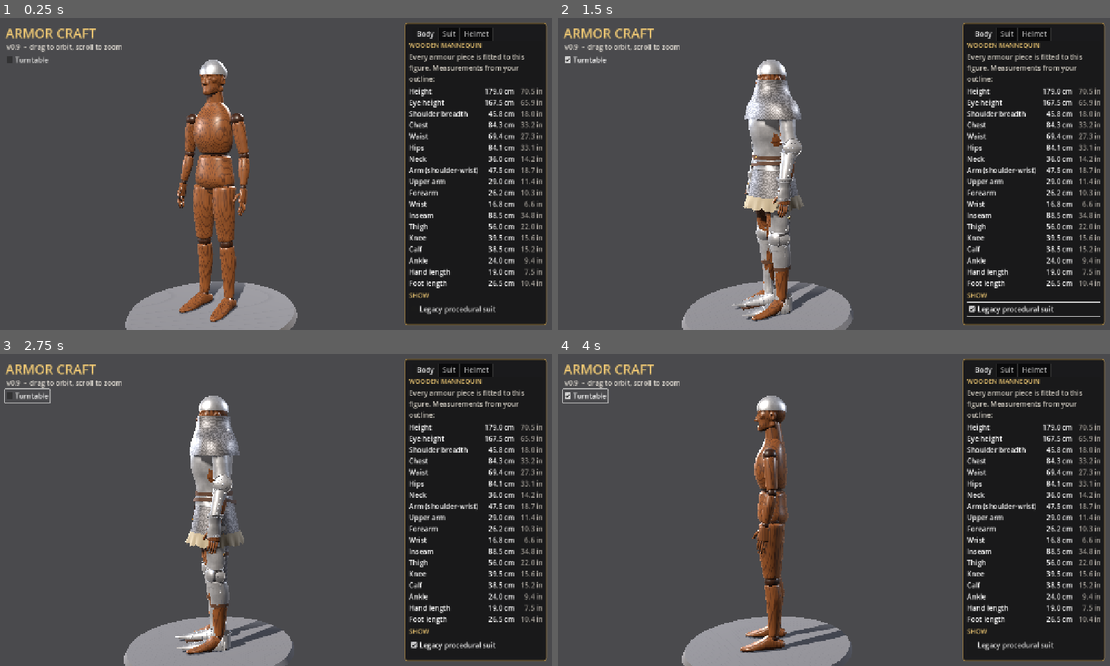
Above: before the commit, frames 1-4 (two rows, left to right).
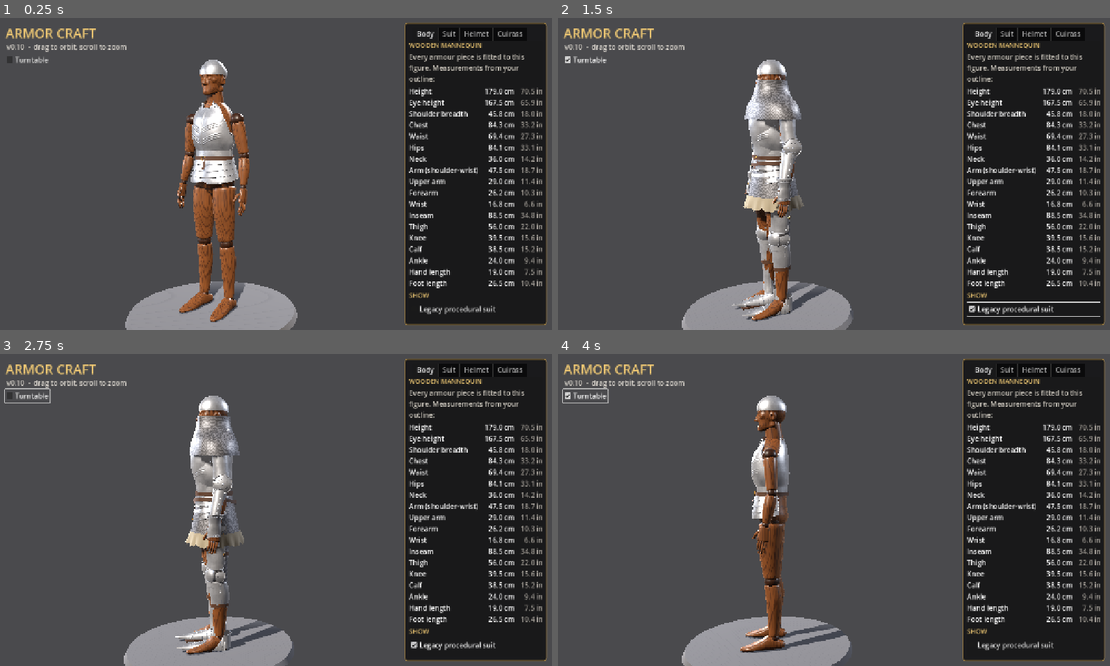
Above: after the commit, the same moments.

Repository: Kmad666/Armor-Craft
Game: Godot game, scene res://scenes/main.tscn
Two runs of this game, one before a commit and one after it. Both use one fixed random seed, a clock stepped at 60 frames per second and the inputs below.
Inputs:
- Up to frame 1 (0.25 s): no input
- Up to frame 2 (1.5 s): click "Turntable" at 0.5 s; click "Legacy procedural suit" at 1.25 s
- Up to frame 3 (2.75 s): click "Turntable" at 2 s
- Up to frame 4 (4 s): click "Legacy procedural suit" at 2.75 s; click "Turntable" at 3.5 s

The runs differ from the first frame. In frame 1, 2.0% of the frame differs, in the area x 2-95%, y 4-58%; in frame 2, 0.6%; in frame 3, 0.5%; in frame 4, 1.1%.

Commit message:
v0.10: Gothic cuirass fitted to the mannequin
Mid section (fluted breastplate with medial ridge and chevron flutes,
backplate, shoulder straps) and bottom section (fauld of overlapping
lames curving up at the hips, notched bottom lame), divided by a belt
with a brass buckle. Sized from measurements.json; Cuirass tab with
piece toggles, fluting, and lame count.

Co-Authored-By: Claude Opus 5.5 <noreply@anthropic.com>
Claude-Session: https://claude.ai/code/session_01WeZQLGxhK27PqRdm928ucn

Diff:
--- a/scripts/main.gd
+++ b/scripts/main.gd
@@ -7,6 +7,7 @@
 const BASCINET_SCENE := preload("res://assets/pieces/helmet_bascinet.glb")
 const ShapedHelmet := preload("res://scripts/pieces/shaped_helmet.gd")
 const ShapeGizmo := preload("res://scripts/pieces/shape_gizmo.gd")
+const Cuirass := preload("res://scripts/pieces/cuirass.gd")
 const SuitBuilder := preload("res://scripts/suit_builder.gd")
 const Mannequin := preload("res://scripts/pieces/mannequin.gd")
 const MANNEQUIN_SCENE := preload("res://assets/mannequin/mannequin_wood.glb")
@@ -106,6 +107,7 @@
 var drag_handle := ""
 var shape_sliders := {}
 var helm_mat: ShaderMaterial
+var cuirass: Node3D
 var hole_mode := false
 var hole_shape := 0
 var hole_w := 0.009
@@ -153,6 +155,11 @@
 	helm_mat = ShaderMaterial.new()
 	helm_mat.shader = METAL_SHADER
 	spangenhelm.setup(helm_mat)
+	cuirass = Cuirass.new()
+	cuirass.name = "Cuirass"
+	add_child(cuirass)
+	cuirass.setup({"metal": metal_mat, "leather": leather_mat, "brass": brass_mat},
+		mannequin.measurements, mannequin.node("Chest"), mannequin.node("Pelvis"))
 	gizmo = ShapeGizmo.new(spangenhelm)
 	gizmo.name = "ShapeGizmo"
 	add_child(gizmo)
@@ -422,7 +429,7 @@
 	layer.add_child(title)
 
 	var hint := Label.new()
-	hint.text = "v0.9  -  drag to orbit, scroll to zoom"
+	hint.text = "v0.10  -  drag to orbit, scroll to zoom"
 	hint.add_theme_color_override("font_color", Color(0.85, 0.83, 0.8))
 	hint.position = Vector2(24, 56)
 	layer.add_child(hint)
@@ -457,6 +464,7 @@
 	_build_body_tab(_make_tab(tabs, "Body"))
 	_build_suit_tab(_make_tab(tabs, "Suit"))
 	_build_helmet_tab(_make_tab(tabs, "Helmet"))
+	_build_cuirass_tab(_make_tab(tabs, "Cuirass"))
 
 
 func _make_tab(tabs: TabContainer, tab_name: String) -> VBoxContainer:
@@ -514,6 +522,47 @@
 	box.add_child(show_suit)
 
 
+func _build_cuirass_tab(box: VBoxContainer) -> void:
+	_header(box, "Gothic Cuirass")
+	var note := Label.new()
+	note.text = "Mid section: fluted breastplate and backplate. Bottom section: the fauld of overlapping lames. The belt marks the division."
+	note.autowrap_mode = TextServer.AUTOWRAP_WORD_SMART
+	note.custom_minimum_size = Vector2(280, 0)
+	note.add_theme_color_override("font_color", Color(0.8, 0.78, 0.74))
+	box.add_child(note)
+	_header(box, "Pieces")
+	var grid := GridContainer.new()
+	grid.columns = 2
+	box.add_child(grid)
+	for pair in [["Breastplate", "Breastplate"], ["Backplate", "Backplate"], ["Fauld", "Fauld"], ["Belt & Straps", "Belt"]]:
+		var key: String = pair[1]
+		var cb := CheckBox.new()
+		cb.text = pair[0]
+		cb.button_pressed = true
+		cb.size_flags_horizontal = Control.SIZE_EXPAND_FILL
+		cb.toggled.connect(func(v: bool) -> void: (cuirass.pieces[key] as Node3D).visible = v)
+		grid.add_child(cb)
+	_header(box, "Details")
+	var flutes := CheckBox.new()
+	flutes.text = "Fluting"
+	flutes.button_pressed = true
+	flutes.toggled.connect(func(v: bool) -> void: cuirass.set_fluting(v))
+	box.add_child(flutes)
+	var lbl := Label.new()
+	lbl.text = "Fauld lames: %d" % cuirass.lames
+	box.add_child(lbl)
+	var sl := HSlider.new()
+	sl.min_value = 1
+	sl.max_value = 7
+	sl.step = 1
+	sl.value = cuirass.lames
+	sl.size_flags_horizontal = Control.SIZE_EXPAND_FILL
+	sl.value_changed.connect(func(v: float) -> void:
+		cuirass.set_lames(int(v))
+		lbl.text = "Fauld lames: %d" % int(v))
+	box.add_child(sl)
+
+
 func _build_suit_tab(box: VBoxContainer) -> void:
 	_header(box, "Metal Finish")
 	finish_option = OptionButton.new()
@@ -914,7 +963,10 @@
 
 
 func _on_tab_changed(tab: int) -> void:
-	if tab == 2:
+	if tab == 3:
+		target_focus = Vector3(0, 1.22, 0)
+		target_distance = 1.7
+	elif tab == 2:
 		target_focus = Vector3(0, 1.76, 0)
 		target_distance = 1.05
 	else:
--- /dev/null
+++ b/scripts/pieces/cuirass.gd
@@ -0,0 +1,399 @@
+extends Node3D
+## Gothic cuirass, built to fit the wooden mannequin (measurements.json).
+##
+## Two sections, kept as separate pieces:
+##   mid section    Breastplate (fluted, central ridge, scooped neck, deep
+##                  armholes) + plain Backplate, rolled edges, shoulder straps
+##   bottom section Fauld: overlapping lames hanging from the waist, each
+##                  stepping out a little further, the last one notched
+## A leather Belt with a brass buckle marks the division between them.
+##
+## Axes: +Y up, +Z toward the front. Angle a = 0 is the front centre.
+
+const K := preload("res://scripts/mesh_kit.gd")
+
+const BREAST_BOTTOM := 1.125
+const SIDE_CLEAR := 0.014    # padding over the arming doublet at the sides
+const FRONT_CLEAR := 0.022   # and at the front / back
+const BREAST_ARC := 1.75     # breastplate wraps this far round each side (radians)
+const FAULD_ARC := 1.95
+const LAME_DROP := 0.045     # vertical step between lames
+const LAME_HEIGHT := 0.058
+
+var lames := 4
+var fluting := true
+
+var metal: Material
+var leather: Material
+var brass: Material
+var m: Dictionary = {}
+var pieces := {}  # name -> Node3D
+
+var _rivets: Array = []
+
+
+func setup(mats: Dictionary, measurements: Dictionary, chest_joint: Node3D, pelvis_joint: Node3D) -> void:
+	metal = mats["metal"]
+	leather = mats["leather"]
+	brass = mats["brass"]
+	m = measurements
+	for n in ["Breastplate", "Backplate", "Belt"]:
+		pieces[n] = _piece(n, chest_joint)
+	pieces["Fauld"] = _piece("Fauld", pelvis_joint)
+	rebuild_all()
+
+
+func _piece(piece_name: String, joint: Node3D) -> Node3D:
+	var n := Node3D.new()
+	n.name = piece_name
+	joint.add_child(n)
+	# pieces are modelled in mannequin space; cancel the joint's offset
+	n.global_transform = Transform3D.IDENTITY
+	return n
+
+
+func rebuild_all() -> void:
+	_build_breastplate()
+	_build_backplate()
+	_build_fauld()
+	_build_belt()
+
+
+func set_lames(n: int) -> void:
+	lames = clampi(n, 1, 7)
+	_build_fauld()
+
+
+func set_fluting(on: bool) -> void:
+	fluting = on
+	_build_breastplate()
+
+
+# ==========================================================================
+# Body shape (mirrors art/blender/build_mannequin.py) and plate radii
+# ==========================================================================
+
+static func _hermite(z: float, zs: Array, vs: Array) -> float:
+	if zs[0] > zs[-1]:
+		zs = zs.duplicate()
+		vs = vs.duplicate()
+		zs.reverse()
+		vs.reverse()
+	var n := zs.size()
+	if z <= zs[0]:
+		return vs[0]
+	if z >= zs[n - 1]:
+		return vs[n - 1]
+	for i in n - 1:
+		var z0: float = zs[i]
+		var z1: float = zs[i + 1]
+		if z <= z1:
+			var t0: float = (vs[mini(i + 1, n - 1)] - vs[maxi(i - 1, 0)]) / (zs[mini(i + 1, n - 1)] - zs[maxi(i - 1, 0)])
+			var t1: float = (vs[mini(i + 2, n - 1)] - vs[i]) / (zs[mini(i + 2, n - 1)] - zs[i])
+			var h := z1 - z0
+			var t := (z - z0) / h
+			var t2 := t * t
+			var t3 := t2 * t
+			return (2 * t3 - 3 * t2 + 1) * vs[i] + (t3 - 2 * t2 + t) * h * t0 \
+				+ (-2 * t3 + 3 * t2) * vs[i + 1] + (t3 - t2) * h * t1
+	return vs[n - 1]
+
+
+## Mannequin torso at height y: (half-width, half-depth, forward offset).
+func body(y: float) -> Vector3:
+	var cw: float = m["chest_width"] * 0.5
+	var cd: float = m["chest_depth"] * 0.5
+	var ww: float = m["waist_width"] * 0.5
+	var wd: float = m["waist_depth"] * 0.5
+	var hw: float = m["hip_width"] * 0.5
+	var hd: float = m["hip_depth"] * 0.5
+	var chest_base: float = m["waist_height"] + 0.025
+	var top: float = m["neck_base_height"] + 0.005
+	var arm: float = m["armpit_height"]
+	if y >= chest_base:
+		var zs := [chest_base, arm - 0.07, arm, m["shoulder_height"] - 0.02, top - 0.04, top]
+		return Vector3(
+			_hermite(y, zs, [ww * 1.02, cw * 0.97, cw, cw * 0.93, 0.105, 0.062]),
+			_hermite(y, zs, [wd, cd * 0.96, cd, cd * 0.88, 0.075, 0.058]),
+			_hermite(y, zs, [0.0, 0.008, 0.012, 0.004, -0.01, -0.006]))
+	var pel_top: float = m["waist_height"] - 0.03
+	var crotch: float = m["crotch_height"]
+	var hip: float = m["hip_height"]
+	var zs2 := [pel_top, hip + 0.06, hip, crotch + 0.03, crotch]
+	var p := Vector3(
+		_hermite(y, zs2, [ww * 1.02, hw * 0.94, hw, hw * 0.93, hw * 0.62]),
+		_hermite(y, zs2, [wd, hd * 0.95, hd, hd * 0.86, hd * 0.55]),
+		_hermite(y, zs2, [0.0, 0.004, 0.0, -0.004, 0.0]))
+	if y > pel_top:
+		# waist ball between pelvis and chest
+		var k := smoothstep(pel_top, chest_base, y)
+		p = p.lerp(Vector3(ww * 1.02, wd, 0.0), k)
+	return p
+
+
+## Plate cross-section at height y: (half-width, front depth, back depth).
+func plate(y: float, extra: float = 0.0) -> Vector3:
+	var b := body(y)
+	var rx := b.x + SIDE_CLEAR + extra
+	var rf := b.y + b.z + FRONT_CLEAR + extra
+	var rb := b.y - b.z + FRONT_CLEAR * 0.8 + extra
+	return Vector3(rx, rf, rb)
+
+
+func ring_point(a: float, y: float, r: Vector3) -> Vector3:
+	var c := cos(a)
+	return Vector3(sin(a) * r.x, y, c * (r.y if c >= 0.0 else r.z))
+
+
+func ring_normal(a: float, r: Vector3) -> Vector3:
+	var c := cos(a)
+	var d := r.y if c >= 0.0 else r.z
+	return Vector3(sin(a) / r.x, 0.0, c / d).normalized()
+
+
+# ==========================================================================
+# Breastplate (mid section)
+# ==========================================================================
+
+## Top outline of the breastplate: scooped neck, shoulder points, armholes.
+func breast_top(a: float) -> float:
+	var top: float = m["neck_base_height"]
+	var arm: float = m["armpit_height"]
+	return _hermite(absf(a), [0.0, 0.3, 0.55, 0.78, 1.05, 1.35, BREAST_ARC],
+		[top - 0.037, top - 0.027, top + 0.0, top - 0.01, top - 0.1, arm + 0.005, arm - 0.03])
+
+
+## Raised flutes: a central ridge plus two sets of chevron flutes sweeping
+## down from the armholes to the centre.
+func flute(x: float, y: float) -> float:
+	if not fluting:
+		return 0.0
+	var ax := absf(x)
+	var h := 0.0
+	# medial ridge
+	h += 0.0042 * exp(-pow(x / 0.0085, 2.0)) * smoothstep(1.14, 1.22, y) * (1.0 - smoothstep(1.43, 1.47, y))
+	# chevron flutes
+	var fade := smoothstep(0.006, 0.02, ax) * (1.0 - smoothstep(0.115, 0.14, ax))
+	if fade > 0.0:
+		var arm: float = m["armpit_height"]
+		for c in [arm - 0.008, arm + 0.006, arm + 0.02, arm - 0.088, arm - 0.074, arm - 0.06]:
+			var yc: float = c + 0.62 * ax - 1.3 * ax * ax
+			h += 0.0021 * exp(-pow((y - yc) / 0.0032, 2.0)) * fade
+	return h
+
+
+func _breast_shape(a: float, t: float) -> Vector3:
+	var y := lerpf(BREAST_BOTTOM, breast_top(a), t)
+	var r := plate(y)
+	var p := ring_point(a, y, r)
+	return p + ring_normal(a, r) * flute(p.x, y)
+
+
+func _build_breastplate() -> void:
+	var root: Node3D = pieces["Breastplate"]
+	_clear(root)
+	_rivets = []
+	var shape := Callable(self, "_breast_shape")
+	var centre := Vector3(0, 1.3, -0.12)
+	var res := 150 if fluting else 60
+	_add_mesh(root, K.surface(shape, -BREAST_ARC, BREAST_ARC, res, 0.0, 1.0, int(res * 1.2), centre), metal)
+	_edge(root, shape, -BREAST_ARC, BREAST_ARC, 1.0, 90, centre, 0.0034)
+	_edge(root, shape, -BREAST_ARC, BREAST_ARC, 0.0, 70, centre, 0.0028)
+	for s in [-1.0, 1.0]:
+		_edge_a(root, shape, s * BREAST_ARC, 0.0, 1.0, 20, centre, 0.0028)
+		# strap rivets at the shoulder points and side hinge rivets
+		_rivet(shape, s * 0.55, 0.93, centre, 0.008)
+		_rivet(shape, s * 1.6, 0.25, centre, 0.007)
+		_rivet(shape, s * 1.6, 0.6, centre, 0.007)
+	_rivet(shape, 0.0, 0.06, centre, 0.008)
+	_flush_rivets(root)
+
+
+# ==========================================================================
+# Backplate
+# ==========================================================================
+
+func back_top(a: float) -> float:
+	# a measured from the back centre
+	var top: float = m["neck_base_height"]
+	var arm: float = m["armpit_height"]
+	return _hermite(absf(a), [0.0, 0.45, 0.7, 1.05, 1.5],
+		[top - 0.012, top + 0.008, top - 0.004, top - 0.09, arm - 0.03])
+
+
+func _back_shape(a: float, t: float) -> Vector3:
+	var y := lerpf(BREAST_BOTTOM, back_top(a), t)
+	return ring_point(PI + a, y, plate(y, -0.003))
+
+
+func _build_backplate() -> void:
+	var root: Node3D = pieces["Backplate"]
+	_clear(root)
+	_rivets = []
+	var shape := Callable(self, "_back_shape")
+	var centre := Vector3(0, 1.3, 0.12)
+	var arc := PI - BREAST_ARC + 0.18
+	_add_mesh(root, K.surface(shape, -arc, arc, 56, 0.0, 1.0, 50, centre), metal)
+	_edge(root, shape, -arc, arc, 1.0, 70, centre, 0.0034)
+	_edge(root, shape, -arc, arc, 0.0, 50, centre, 0.0028)
+	for s in [-1.0, 1.0]:
+		_edge_a(root, shape, s * arc, 0.0, 1.0, 16, centre, 0.0026)
+		_rivet(shape, s * 0.5, 0.93, centre, 0.008)
+	_flush_rivets(root)
+
+
+# ==========================================================================
+# Fauld (bottom section)
+# ==========================================================================
+
+func _lame_top(k: int) -> float:
+	return BREAST_BOTTOM + 0.01 - k * LAME_DROP
+
+
+## Lame k: starts tucked under the piece above and flares outward as it drops,
+## so each lame overlaps the next one down.
+func _lame_shape(k: int, a: float, t: float) -> Vector3:
+	# lames curve up toward the hips so the legs can move
+	var rise := 0.028 * (1.0 - cos(a)) * (0.4 + 0.2 * k)
+	var y0 := _lame_top(k) + rise
+	var y1 := y0 - LAME_HEIGHT
+	if k == lames - 1:
+		# notch in the bottom lame at the centre front
+		y1 += 0.02 * exp(-pow(a / 0.22, 2.0))
+	var y := lerpf(y0, y1, t)
+	var r := plate(y, -0.004 + 0.003 * k + 0.25 * (y0 - y))
+	return ring_point(a, y, r)
+
+
+func _build_fauld() -> void:
+	var root: Node3D = pieces["Fauld"]
+	_clear(root)
+	_rivets = []
+	var centre := Vector3(0, 1.0, -0.12)
+	for k in lames:
+		var shape := func(a: float, t: float) -> Vector3: return _lame_shape(k, a, t)
+		_add_mesh(root, K.surface(shape, -FAULD_ARC, FAULD_ARC, 90, 0.0, 1.0, 10, centre), metal)
+		_edge(root, shape, -FAULD_ARC, FAULD_ARC, 1.0, 90, centre, 0.0026)
+		for s in [-1.0, 1.0]:
+			_edge_a(root, shape, s * FAULD_ARC, 0.0, 1.0, 6, centre, 0.0022)
+			_rivet(shape, s * 1.75, 0.3, centre, 0.0065)
+		_rivet(shape, 0.0, 0.3, centre, 0.0065)
+	_flush_rivets(root)
+
+
+# ==========================================================================
+# Belt and shoulder straps (leather + brass)
+# ==========================================================================
+
+func _build_belt() -> void:
+	var root: Node3D = pieces["Belt"]
+	_clear(root)
+	var yb := BREAST_BOTTOM - 0.004
+	var band := func(a: float, t: float) -> Vector3:
+		var y := lerpf(yb - 0.013, yb + 0.013, t)
+		return ring_point(a, y, plate(y, 0.0045))
+	_add_mesh(root, K.surface(band, -PI, PI, 96, 0.0, 1.0, 2, Vector3(0, yb, 0)), leather)
+	# buckle at the front
+	var pf := ring_point(0.0, yb, plate(yb, 0.008))
+	var buckle := MeshInstance3D.new()
+	var tm := TorusMesh.new()
+	tm.inner_radius = 0.011
+	tm.outer_radius = 0.016
+	buckle.mesh = tm
+	buckle.material_override = brass
+	buckle.transform = Transform3D(Basis(Vector3.RIGHT, PI * 0.5).scaled(Vector3(1.25, 1.0, 1.0)), pf)
+	root.add_child(buckle)
+	var tongue := MeshInstance3D.new()
+	var bm := BoxMesh.new()
+	bm.size = Vector3(0.026, 0.003, 0.003)
+	tongue.mesh = bm
+	tongue.material_override = brass
+	tongue.position = pf + Vector3(0, 0, 0.002)
+	root.add_child(tongue)
+	# hanging tail of the belt
+	var tail := func(a: float, t: float) -> Vector3:
+		var y := lerpf(yb, yb - 0.075, t)
+		return ring_point(a, y, plate(y, 0.006 + 0.25 * (yb - y)))
+	_add_mesh(root, K.surface(tail, 0.05, 0.16, 3, 0.0, 1.0, 6, Vector3(0, yb, 0)), leather)
+
+	# shoulder straps from the breastplate's shoulder points over to the back
+	for s in [-1.0, 1.0]:
+		var f := _breast_shape(s * 0.55, 1.0)
+		var b := _back_shape(s * 0.5, 1.0)
+		var over := Vector3((f.x + b.x) * 0.5 * 1.05, maxf(f.y, b.y) + 0.022, (f.z + b.z) * 0.5)
+		var pts := PackedVector3Array()
+		for i in 13:
+			var t := i / 12.0
+			var q := f.lerp(over, t).lerp(over.lerp(b, t), t)  # quadratic curve
+			pts.append(q)
+		_add_mesh(root, _ribbon(pts, 0.022, 0.003), leather)
+
+
+## Flat strap following a polyline.
+func _ribbon(pts: PackedVector3Array, width: float, thick: float) -> ArrayMesh:
+	var st := SurfaceTool.new()
+	st.begin(Mesh.PRIMITIVE_TRIANGLES)
+	var n := pts.size()
+	var prev_l := Vector3.ZERO
+	var prev_r := Vector3.ZERO
+	for i in n:
+		var tan := (pts[mini(i + 1, n - 1)] - pts[maxi(i - 1, 0)]).normalized()
+		var outward := Vector3(pts[i].x, 0.0, 0.0).normalized() if absf(pts[i].x) > 1e-4 else Vector3.RIGHT
+		var side := tan.cross(outward).normalized()
+		var up := side.cross(tan).normalized()
+		var l := pts[i] - side * width * 0.5 + up * thick
+		var r := pts[i] + side * width * 0.5 + up * thick
+		if i > 0:
+			st.add_vertex(prev_l)
+			st.add_vertex(l)
+			st.add_vertex(prev_r)
+			st.add_vertex(prev_r)
+			st.add_vertex(l)
+			st.add_vertex(r)
+		prev_l = l
+		prev_r = r
+	st.generate_normals()
+	return st.commit()
+
+
+# ==========================================================================
+# Helpers
+# ==========================================================================
+
+func _clear(root: Node3D) -> void:
+	for c in root.get_children():
+		c.queue_free()
+
+
+func _add_mesh(root: Node3D, mesh: Mesh, mat: Material) -> void:
+	var mi := MeshInstance3D.new()
+	mi.mesh = mesh
+	mi.material_override = mat
+	root.add_child(mi)
+
+
+func _edge(root: Node3D, shape: Callable, a0: float, a1: float, t: float, n: int, centre: Vector3, r: float) -> void:
+	var pts := PackedVector3Array()
+	for k in n + 1:
+		var pn := K.point_normal(shape, lerpf(a0, a1, float(k) / n), t, centre)
+		pts.append(pn[0] + pn[1] * r * 0.35)
+	_add_mesh(root, K.tube(pts, r, 7), metal)
+
+
+func _edge_a(root: Node3D, shape: Callable, a: float, t0: float, t1: float, n: int, centre: Vector3, r: float) -> void:
+	var pts := PackedVector3Array()
+	for k in n + 1:
+		var pn := K.point_normal(shape, a, lerpf(t0, t1, float(k) / n), centre)
+		pts.append(pn[0] + pn[1] * r * 0.35)
+	_add_mesh(root, K.tube(pts, r, 7), metal)
+
+
+func _rivet(shape: Callable, a: float, t: float, centre: Vector3, d: float) -> void:
+	var pn := K.point_normal(shape, a, t, centre)
+	_rivets.append(K.rivet_xform(pn[0], pn[1], d))
+
+
+func _flush_rivets(root: Node3D) -> void:
+	if _rivets.size() > 0:
+		root.add_child(K.multimesh(_rivets, K.rivet_mesh(), metal))
+	_rivets = []
--- /dev/null
+++ b/tests/check_cuirass.gd
@@ -0,0 +1,35 @@
+extends SceneTree
+func _init():
+	var t0 := Time.get_ticks_msec()
+	var main = load("res://scenes/main.tscn").instantiate()
+	root.add_child(main)
+	await process_frame
+	print("scene ready in ", Time.get_ticks_msec() - t0, " ms")
+	var c = main.cuirass
+	var t1 := Time.get_ticks_msec()
+	c._build_breastplate()
+	print("breastplate rebuild ", Time.get_ticks_msec() - t1, " ms")
+	t1 = Time.get_ticks_msec()
+	c.set_lames(5)
+	print("fauld rebuild ", Time.get_ticks_msec() - t1, " ms")
+	c.set_lames(4)
+	# clearance: mannequin torso and arm vertices must be inside the plates
+	var worst := {}
+	for part in ["ChestBlock", "PelvisBlock", "WaistBall", "UpperArm_L", "UpperArm_R", "ShoulderBall_L", "Thigh_L", "HipBall_L"]:
+		var mi: MeshInstance3D = main.mannequin.node(part)
+		var verts: PackedVector3Array = mi.mesh.surface_get_arrays(0)[Mesh.ARRAY_VERTEX]
+		var xf: Transform3D = mi.global_transform
+		var bad := 0
+		for v in verts:
+			var p: Vector3 = xf * v
+			if p.y > c.BREAST_BOTTOM and p.y < c.breast_top(atan2(p.x, p.z)) - 0.01 and absf(atan2(p.x, p.z)) < c.BREAST_ARC:
+				var r: Vector3 = c.plate(p.y)
+				var d: float = r.y if p.z >= 0.0 else r.z
+				var q: float = (p.x / r.x) * (p.x / r.x) + (p.z / d) * (p.z / d)
+				# body parts must be inside the plate; arms must stay outside it
+				if (q > 1.0) != part.begins_with("Upper"):
+					bad += 1
+		worst[part] = bad
+	print("mannequin points on the wrong side of the breastplate: ", worst)
+	print("OK")
+	quit()
--- /dev/null
+++ b/tests/shot_cuirass.gd
@@ -0,0 +1,19 @@
+extends SceneTree
+func snap(main, name, yaw, pitch, dist, fy):
+	main.yaw = yaw; main.pitch = pitch
+	main.distance = dist; main.target_distance = dist
+	main.focus = Vector3(0, fy, 0); main.target_focus = main.focus
+	for i in 30: await process_frame
+	root.get_texture().get_image().save_png(OS.get_environment("SHOT_DIR") + "/" + name + ".png")
+func _init():
+	var main = load("res://scenes/main.tscn").instantiate()
+	root.add_child(main)
+	await process_frame
+	for c in main.get_children():
+		if c is CanvasLayer: c.visible = false
+	await snap(main, "front", 0.0, 0.05, 1.5, 1.24)
+	await snap(main, "three_quarter", 0.6, 0.1, 1.5, 1.24)
+	await snap(main, "side", 1.5708, 0.03, 1.6, 1.24)
+	await snap(main, "back", 3.3, 0.06, 1.6, 1.24)
+	await snap(main, "close", 0.35, 0.12, 0.8, 1.3)
+	quit()
Binary file added: docs/cuirass.png
Binary file added: docs/cuirass_close.png
Not shown, added: scripts/pieces/cuirass.gd.uid
Not shown, added: tests/check_cuirass.gd.uid
Not shown, added: tests/check_holes.gd.uid
Not shown, added: tests/shot_holes.gd.uid
Not shown, added: tests/shot_preview.gd.uid
